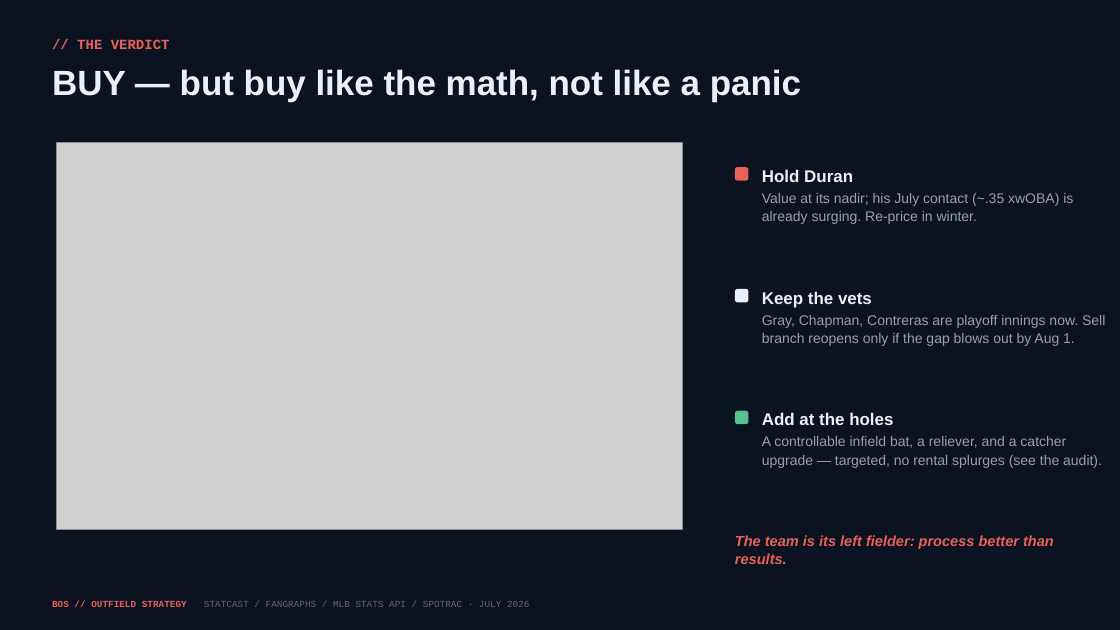
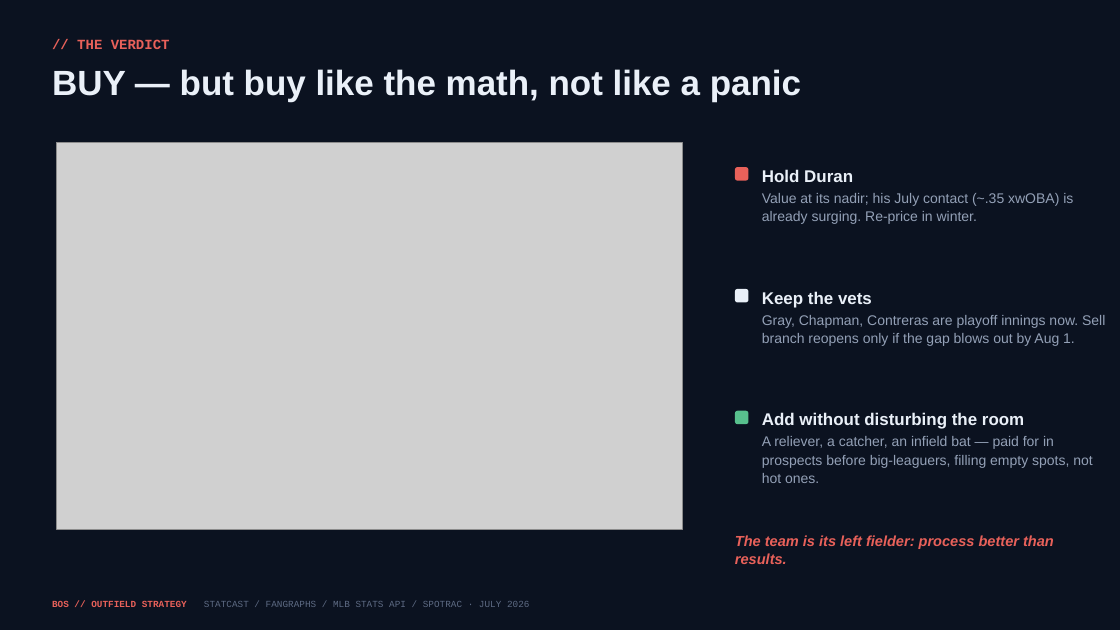
Before and after one commit to justinloo12/jarren-duran-outlier-analysis, a slide deck: slide 3 of outputs/Red_Sox_Outfield_Strategy.pptx. Drawn at 1120x630 pixels with LibreOffice and Linux fonts; fonts in the diff are those of the drawing; grey boxes stand for pictures. Boxes give left, top, right and bottom in pixels: in the first picture for what was removed or moved away, otherwise in the second. Text is boxed around its words. In the diff, an @@ line names an element or a change of style, - is before the commit and + after.

```diff
--- a/outputs/Red_Sox_Outfield_Strategy.pptx
+++ b/outputs/Red_Sox_Outfield_Strategy.pptx
@@ text at [762,412,1092,483]: text changed @@
-Add at the holes
-A controllable infield bat, a reliever, and a catcher upgrade — targeted, no rental splurges (see the audit).
+Add without disturbing the room
+A reliever, a catcher, an infield bat — paid for in prospects before big-leaguers, filling empty spots, not hot ones.
```
Also in this commit, not shown: 1 other slide changed, 5 other files.
